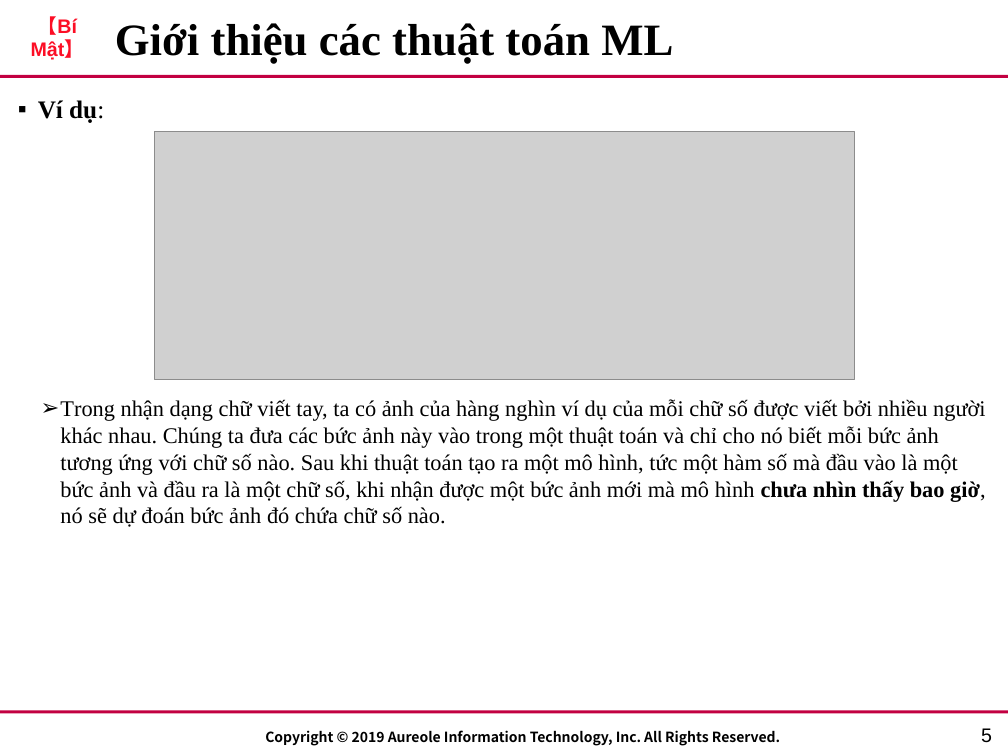
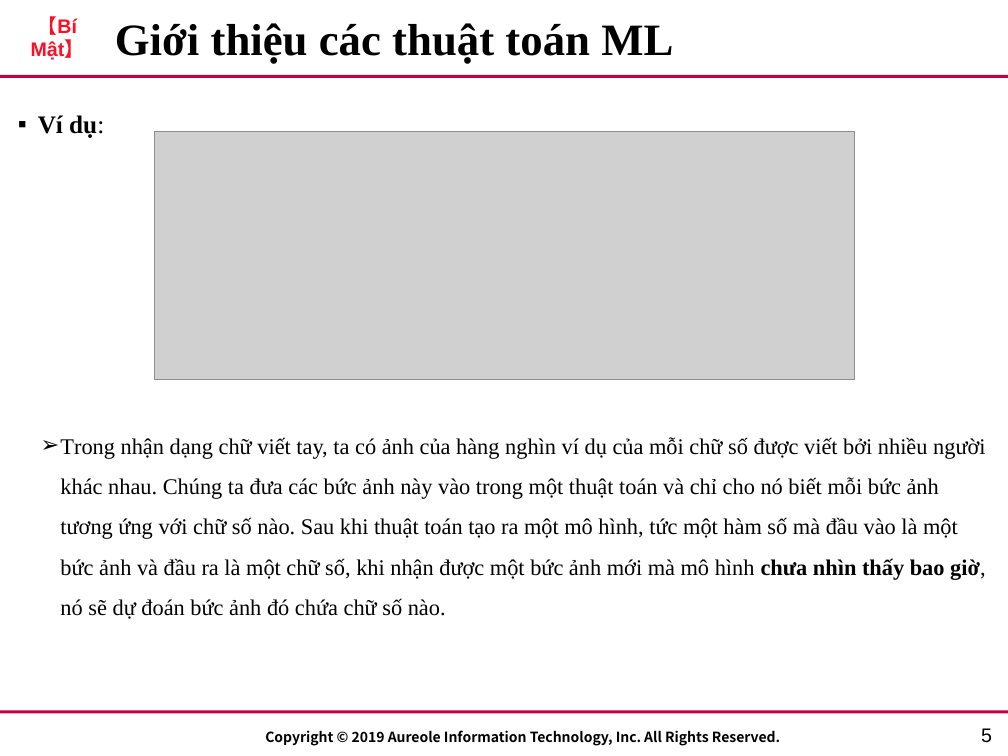
Before and after one commit to lucas2298/chat, a slide deck: slide 6 of AIT_Template.pptx. Drawn at 1008x756 pixels with LibreOffice and Linux fonts; fonts in the diff are those of the drawing; grey boxes stand for pictures; background and template pictures are left out. Boxes give left, top, right and bottom in pixels: in the first picture for what was removed or moved away, otherwise in the second. Text is boxed around its words. In the diff, an @@ line names an element or a change of style, - is before the commit and + after.

```diff
--- a/AIT_Template.pptx
+++ b/AIT_Template.pptx
@@ text "Ví dụ:" at (38,115,985,619): line spacing 1 to 1.5 @@
```
Also in this commit, not shown: 4 other slides changed, 2 slides added, 2 slides removed.
